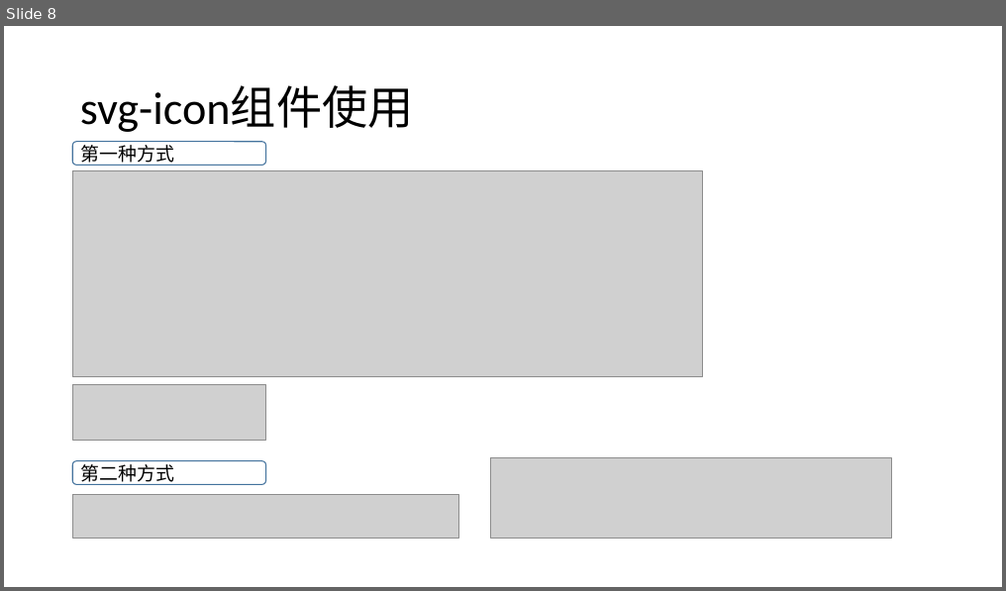
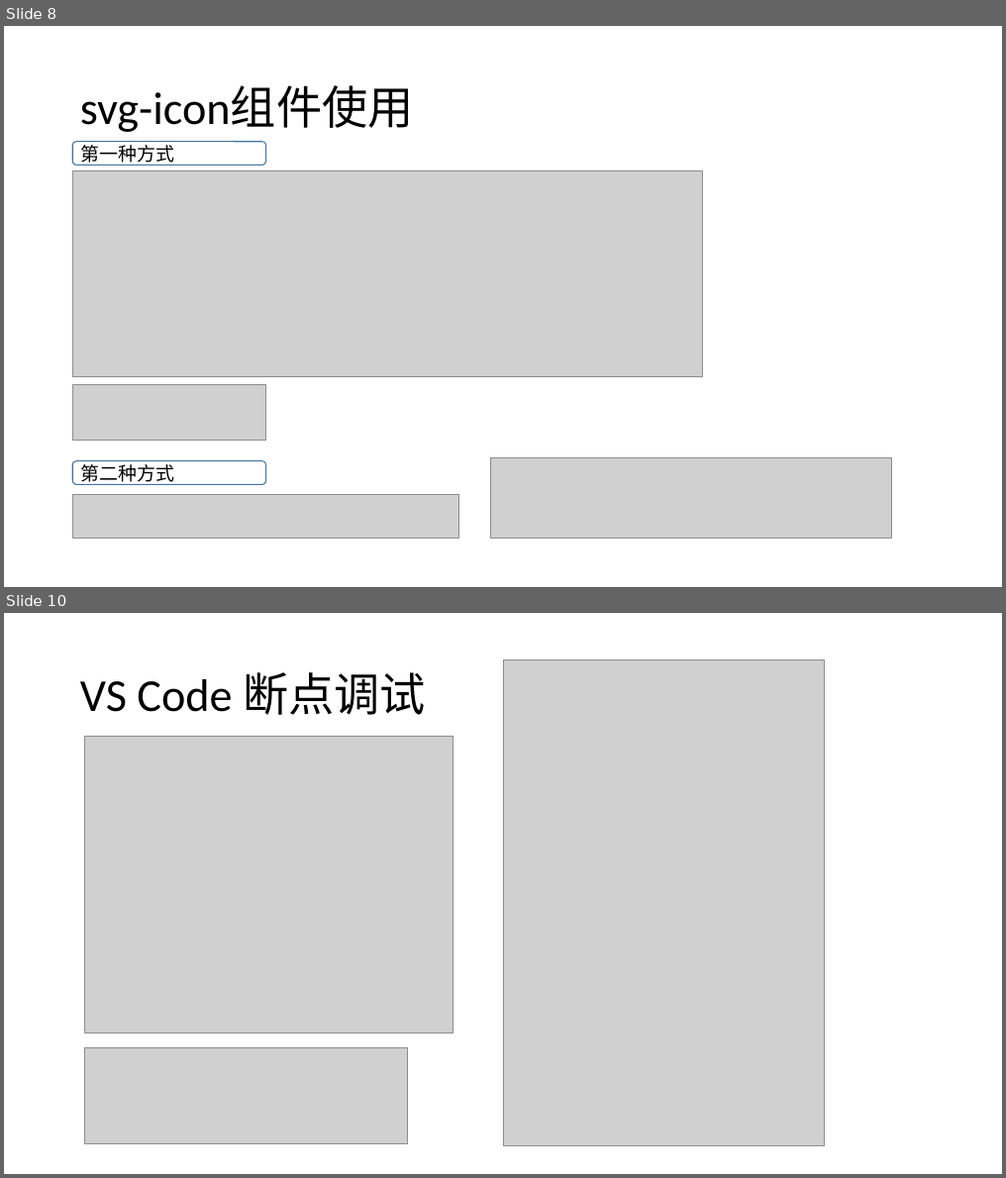
Before and after one commit to liwenxin-jam/vuecli3-starter, a slide deck: doc/vue-cli3.pptx. Shown one above the other, each under a label of ours: slide 8 before the commit, slides 8 and 10 after it; the slides between them are not shown. The pictures are 1006x591 and 1006x1178 pixels, drawn with LibreOffice and Linux fonts; fonts in the diff are those of the drawing; grey boxes stand for pictures. Boxes give left, top, right and bottom in pixels: in the first picture for what was removed or moved away, otherwise in the second. Text is boxed around its words. In the diff, an @@ line names an element or a change of style, - is before the commit and + after.

Commit message:
增加debugger调试

```diff
--- a/doc/vue-cli3.pptx
+++ b/doc/vue-cli3.pptx
@@ slide 10 added at <box>4,613,1002,1174</box>, background #FFFFFF @@
@@ picture added at <box>503,660,825,1146</box> @@
@@ title added at <box>80,672,426,715</box>, 44 pt, text #000000 @@
+VS Code 断点调试
@@ picture added at <box>85,736,453,1034</box> @@
@@ picture added at <box>85,1048,408,1145</box> @@
```
Also in this commit, not shown: 2 other slides added, 3 other files.
